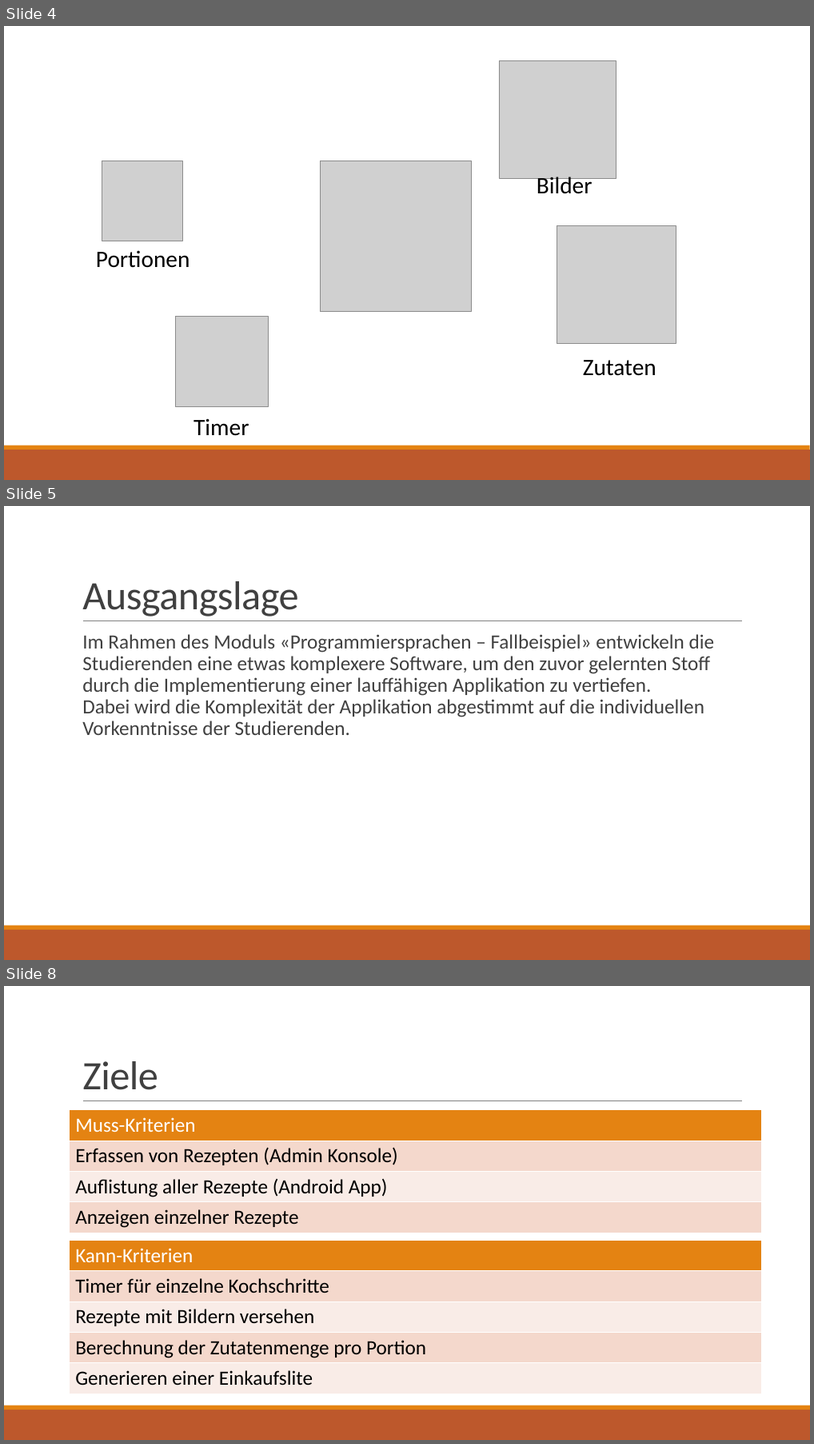
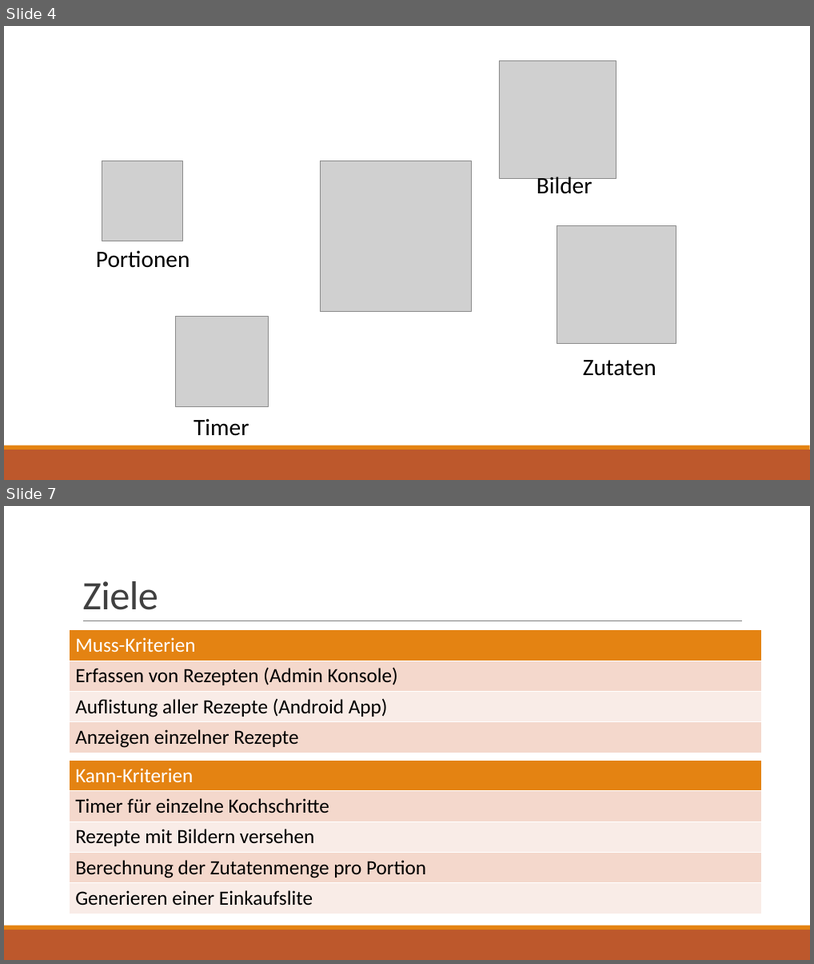
Before and after one commit to HolzbaumStudios/CookBook, a slide deck: Docs/Präsentation_Kochbuch.pptx. Shown one above the other, each under a label of ours: slides 4, 5 and 8 before the commit, slides 4 and 7 after it; the slides between them are not shown. The pictures are 814x1444 and 814x964 pixels, drawn with LibreOffice and Linux fonts; fonts in the diff are those of the drawing; grey boxes stand for pictures. Boxes give left, top, right and bottom in pixels: in the first picture for what was removed or moved away, otherwise in the second. Text is boxed around its words. In the diff, an @@ line names an element or a change of style, - is before the commit and + after.

```diff
--- a/Docs/Präsentation_Kochbuch.pptx
+++ b/Docs/Präsentation_Kochbuch.pptx
@@ slide 5 removed at (4,506,810,960), background #FFFFFF; not listed: 3 template elements that a slide beside it also shows @@
@@ title removed at (82,581,298,616) @@
-Ausgangslage
@@ text removed at (82,634,715,735) @@
-  Im Rahmen des Moduls «Programmiersprachen – Fallbeispiel» entwickeln die Studierenden eine etwas komplexere Software, um den zuvor gelernten Stoff durch die Implementierung einer lauffähigen Applikation zu vertiefen.
-  Dabei wird die Komplexität der Applikation abgestimmt auf die individuellen Vorkenntnisse der Studierenden.
@@ what was slide 8 is now slide 7 @@
```
Also in this commit, not shown: 5 slides changed, 2 other files.
